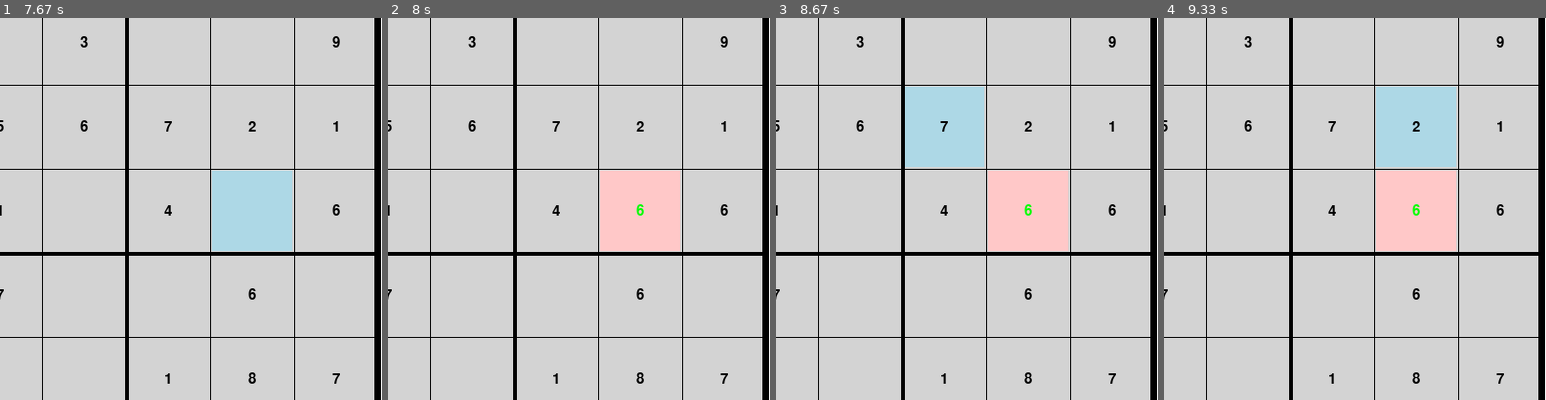
Above: before the commit, frames 1-4 (left to right).
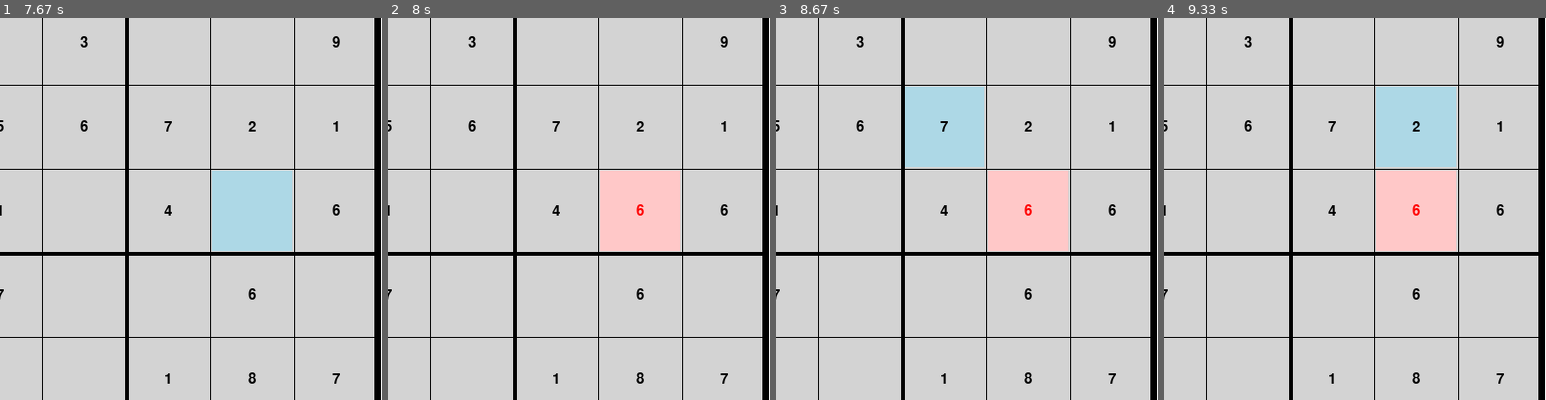
Above: after the commit, the same moments.

Repository: jeanbapd/Sudoku-pygame
Game: pygame game, started from main.py
Two runs of this game, one before a commit and one after it. Both use one fixed random seed, a clock stepped at 60 frames per second and the inputs below.
Inputs (mouse positions are % of the whole screen's width and height, from its top left):
- Up to frame 1 (7.67 s): click (82, 50) at 1.38 s; hold Right 1.67-2.13 s; move the mouse to (50, 60) at 1.7 s; hold Left 2.17-2.7 s; hold Down 2.73-3.03 s; hold Left 3.07-3.47 s; hold Up 3.5-3.87 s; hold Right 3.9-4.53 s; hold Down 4.57-4.93 s; hold Left 4.97-5.43 s; hold Right 5.47-5.93 s; hold Up 5.97-6.27 s; hold Right 6.3-6.77 s; hold Left 6.8-7.33 s; hold Down from 7.37 s (still down)
- Up to frame 2 (8 s): release Down at 7.67 s; tap 6 at 7.7 s
- Up to frame 3 (8.67 s): hold Left 8.03-8.43 s; hold Up from 8.47 s (still down)
- Up to frame 4 (9.33 s): release Up at 8.83 s; hold Right from 8.87 s (still down)
The pictures show only the part of the screen within x 50-100%, y 35-85%; the shares and areas given below are measured in that part.

Frame 1 is identical in both runs. In frame 2, less than 0.1% of the frame differs, in the area x 65-67%, y 48-52%; in frame 3, less than 0.1%; in frame 4, less than 0.1%.

Commit message:
fix: Color RGB

Diff:
--- a/src/constant.py
+++ b/src/constant.py
@@ -18,15 +18,15 @@
 }
 
 #Colors for the User Interface
-BG_COLOR = 0xFFFFFF#White
-GRID_COLOR = 0x000000#Black
-CASE_COLOR = 0xD3D3D3#Lightgrey
-FIXED_NUMBERS_COLOR = 0x000000
-UER_NUMBERS_COLOR = 0xADD8E6#Lightblue
-ERROR_COLOR = 0xFF0000#Red
-BUTTON_COLOR = 0x90EE90#Lightgreen
-SELECTED_CASE_COLOR = 0xADD8E6
-FONT_COLOR = 0xFFFFFF
-EROR_BG_COLOR = 0xFFC8C8
+BG_COLOR = (255,255,255)#White
+GRID_COLOR = (0,0,0)#Black
+CASE_COLOR = (211,211,211)#Lightgrey
+FIXED_NUMBERS_COLOR = (0,0,0)
+UER_NUMBERS_COLOR = (0,0,255)#Lightblue
+ERROR_COLOR = (255,0,0)#Red
+BUTTON_COLOR = (144,238,144)#Lightgreen
+SELECTED_CASE_COLOR = (173,216,230)
+FONT_COLOR = (255,255,255)
+EROR_BG_COLOR = (255,200,200)
 #Font
 FONT_SIZE = 23
